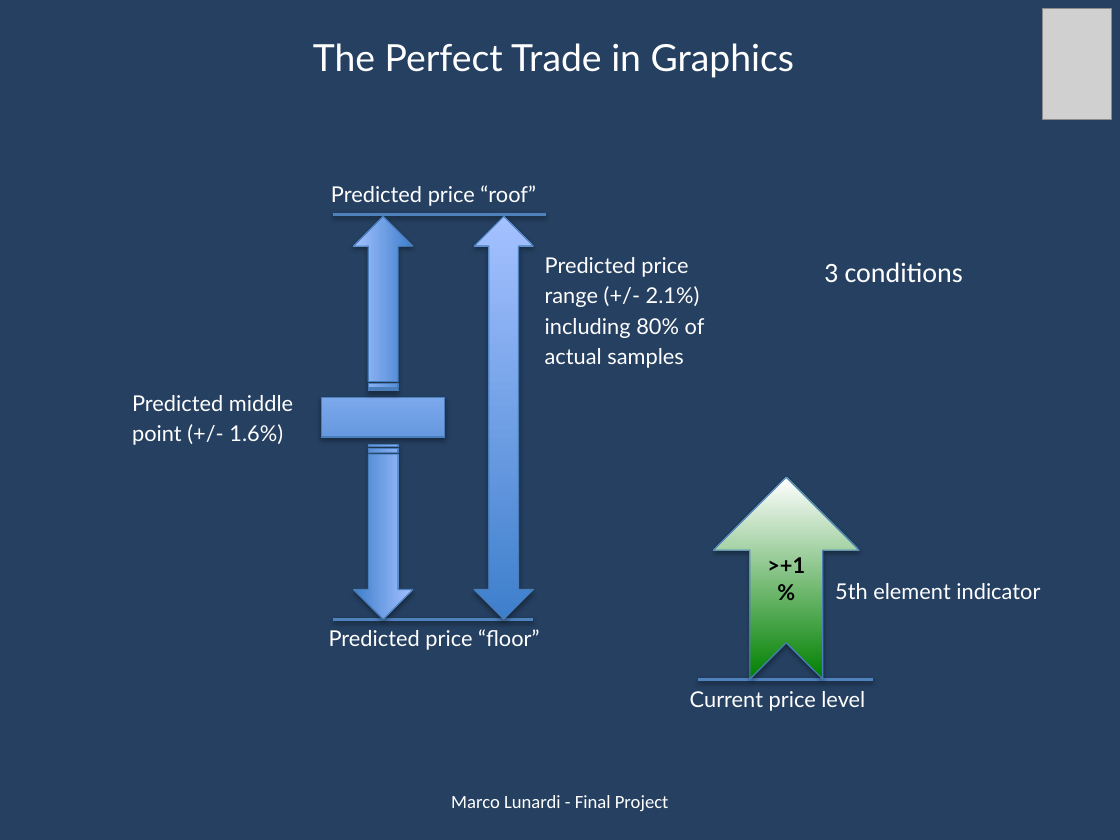
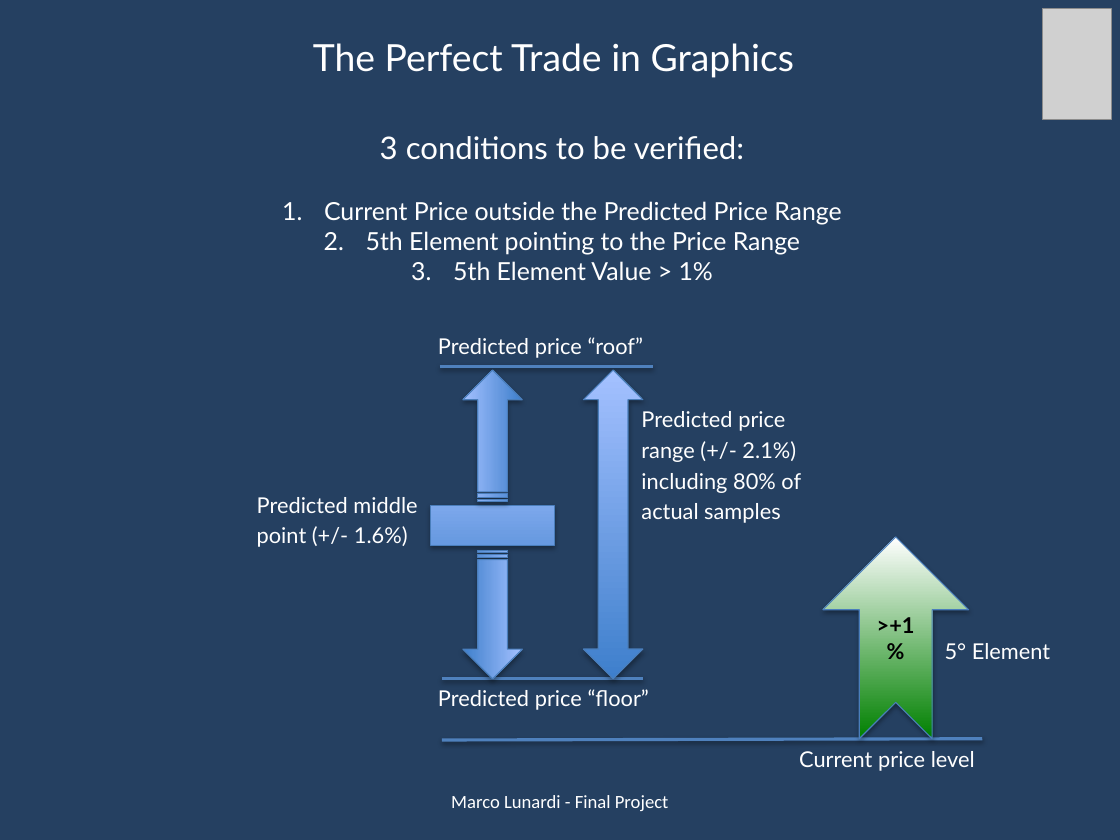
Before and after one commit to marcolunardi/metis, a slide deck: slide 7 of kojak_work/Metis Kojak.pptx. Drawn at 1120x840 pixels with LibreOffice and Linux fonts; fonts in the diff are those of the drawing; grey boxes stand for pictures. Boxes give left, top, right and bottom in pixels: in the first picture for what was removed or moved away, otherwise in the second. Text is boxed around its words. In the diff, an @@ line names an element or a change of style, - is before the commit and + after.

```diff
--- a/kojak_work/Metis Kojak.pptx
+++ b/kojak_work/Metis Kojak.pptx
@@ text at (x1=324, y1=136, x2=841, y2=281): text changed; size 18 to 16 pt; font Calibri to Lato @@
-3 conditions
+3 conditions to be verified:
+1. Current Price outside the Predicted Price Range
+2. 5th Element pointing to the Price Range
+3. 5th Element Value > 1%
@@ text "Predicted price “roof”" moved from (x1=331, y1=185, x2=536, y2=206) to (x1=438, y1=337, x2=644, y2=358) @@
@@ line moved from (333, 215) - (545, 215) to (439, 366) - (653, 366) @@
@@ striped right arrow resized from (x1=353, y1=217, x2=413, y2=391) to (x1=463, y1=370, x2=522, y2=501) @@
@@ up down arrow resized from (x1=474, y1=216, x2=533, y2=619) to (x1=584, y1=370, x2=643, y2=679) @@
@@ text "Predicted price" moved from (x1=545, y1=257, x2=705, y2=368) to (x1=641, y1=411, x2=801, y2=523) @@
@@ math minus moved from (x1=299, y1=334, x2=467, y2=502) to (x1=409, y1=441, x2=577, y2=609) @@
@@ text "Predicted middle" moved from (x1=132, y1=395, x2=293, y2=445) to (x1=257, y1=497, x2=417, y2=547) @@
@@ striped right arrow resized from (x1=353, y1=445, x2=413, y2=620) to (x1=463, y1=550, x2=522, y2=679) @@
@@ text at (x1=945, y1=643, x2=1050, y2=659): text changed @@
-5th element indicator
+5° Element
@@ 2 texts, 1 notched right arrow, 1 line moved together from (x1=329, y1=477, x2=865, y2=711) to (x1=438, y1=536, x2=975, y2=771) @@
@@ line moved from (698, 679) - (872, 679) to (442, 740) - (982, 739) @@
```
Also in this commit, not shown: 5 other slides changed, 1 slide added, 7 other files.
